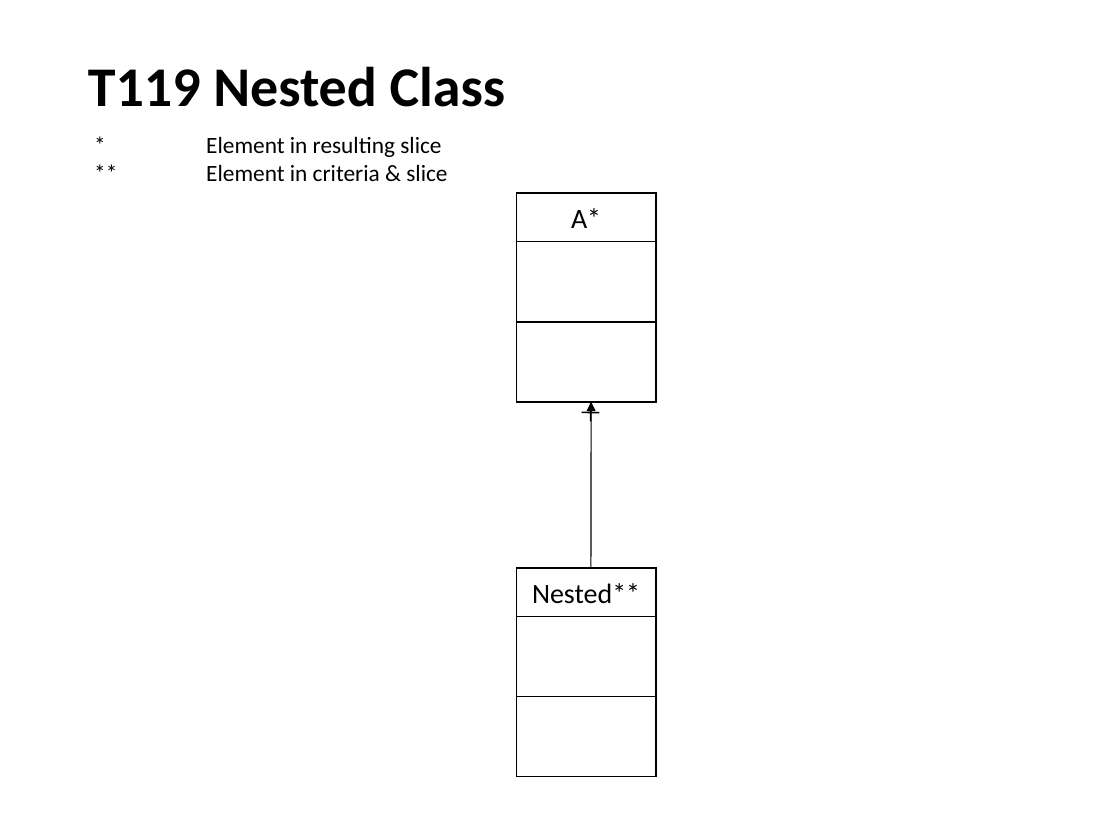
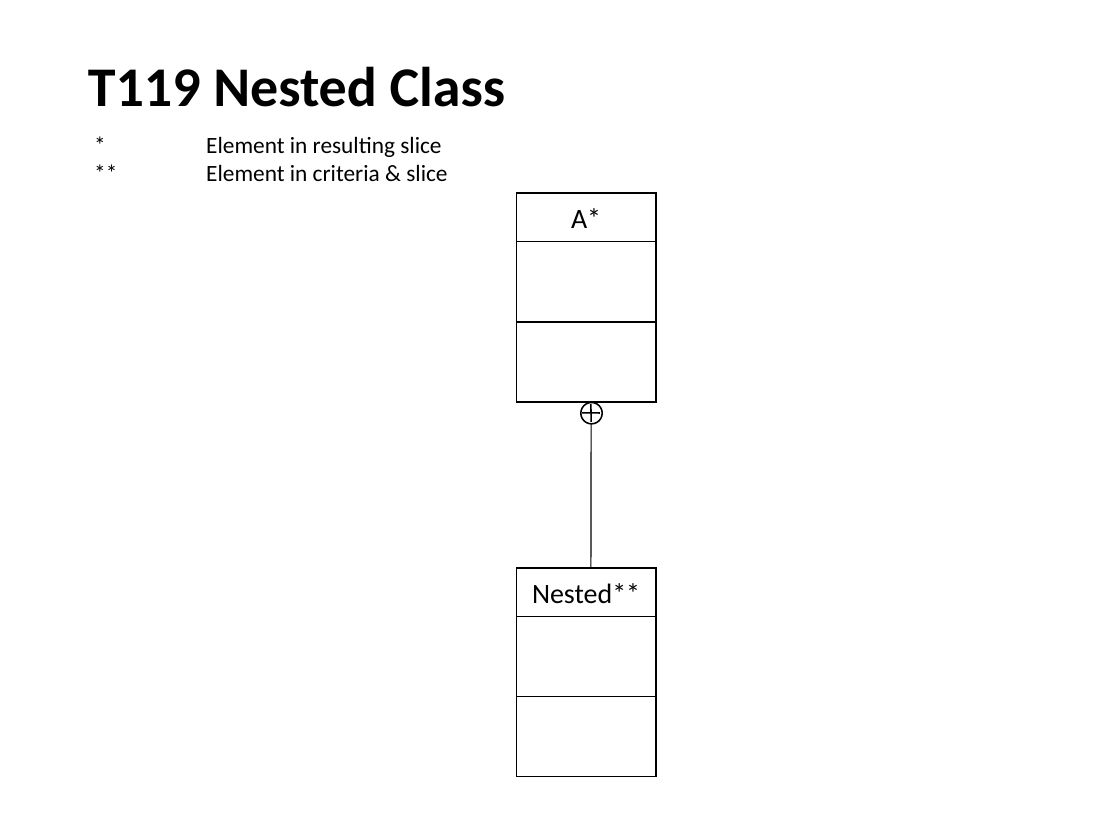
Before and after one commit to nlsfung/MMINT_Examples, a slide deck: slide 21 of CDSliceTestSuite/TestSuite.ppt. Drawn at 1120x840 pixels with LibreOffice and Linux fonts; fonts in the diff are those of the drawing. Boxes give left, top, right and bottom in pixels: in the first picture for what was removed or moved away, otherwise in the second. Text is boxed around its words. In the diff, an @@ line names an element or a change of style, - is before the commit and + after.

```diff
--- a/CDSliceTestSuite/TestSuite.ppt
+++ b/CDSliceTestSuite/TestSuite.ppt
@@ ellipse added at (x1=581, y1=402, x2=603, y2=423), fill #FFFFFF, outline #000000 0.99 pt @@
```
Also in this commit, not shown: 14 other slides changed, 2 other files.
